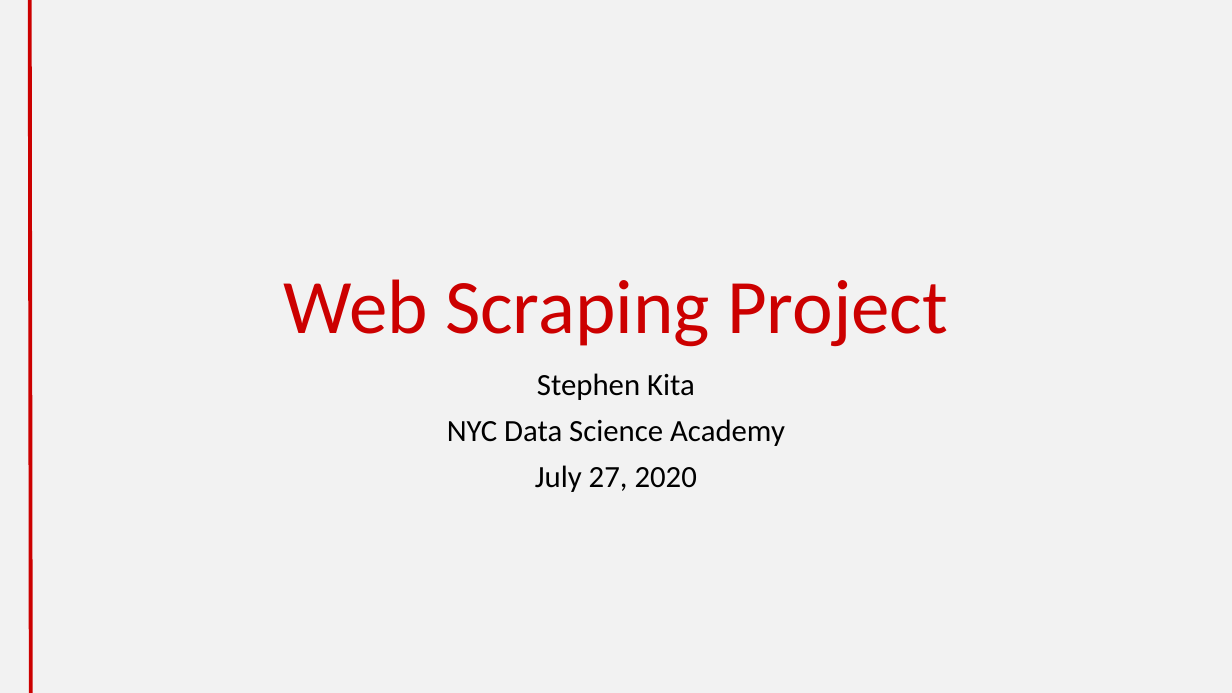
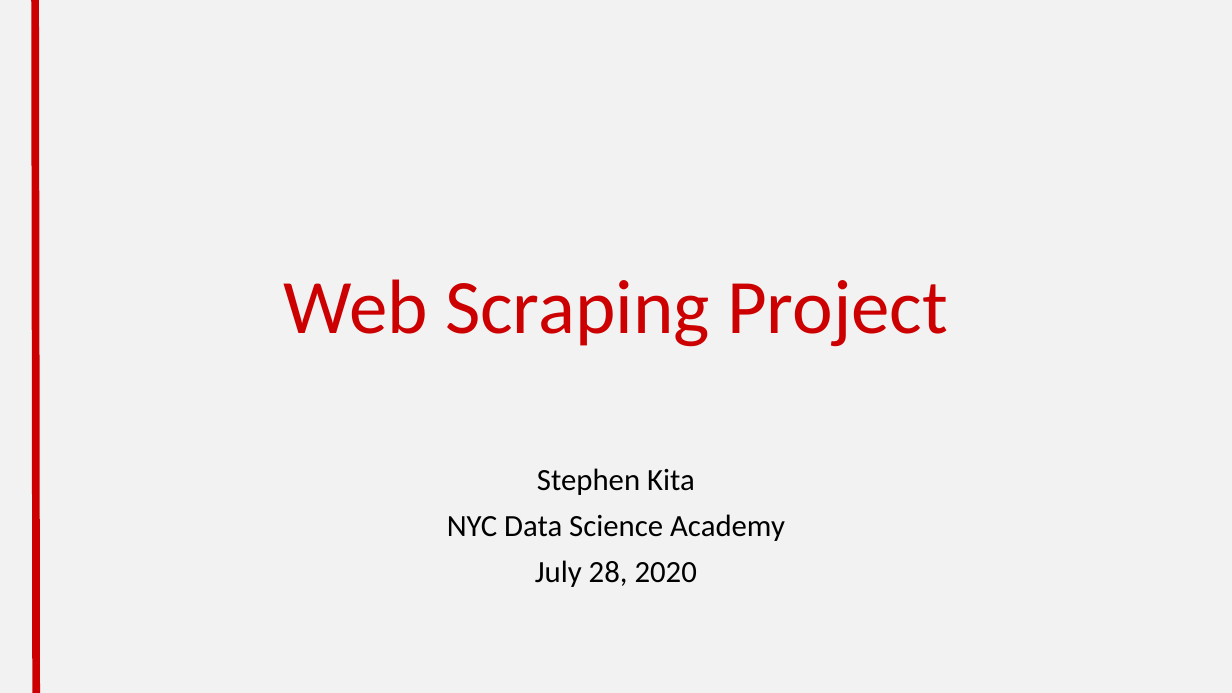
Before and after one commit to cheetahskita/dsa-projects, a slide deck: slide 1 of 1-web-scraping/Web Scraping Project.pptx. Drawn at 1232x693 pixels with LibreOffice and Linux fonts; fonts in the diff are those of the drawing. Boxes give left, top, right and bottom in pixels: in the first picture for what was removed or moved away, otherwise in the second. Text is boxed around its words. In the diff, an @@ line names an element or a change of style, - is before the commit and + after.

Commit message:
updated color palate on slides

```diff
--- a/1-web-scraping/Web Scraping Project.pptx
+++ b/1-web-scraping/Web Scraping Project.pptx
@@ line moved from (30, 0) - (30, 693) to (35, 0) - (36, 693) @@
@@ line (35, 0) - (36, 693): stroke #CC0000 3 pt to #CC0000 6 pt @@
@@ subtitle "Stephen Kita": place and size @@
-subtitle "Stephen Kita" at box(447, 373, 785, 492)
+subtitle "Stephen Kita" at box(447, 468, 785, 587)
@@ subtitle at box(535, 560, 697, 587): text changed @@
-July 27, 2020
+July 28, 2020
```
Also in this commit, not shown: 9 other slides changed, 3 slides added, 2 slides removed, 1 other file.
